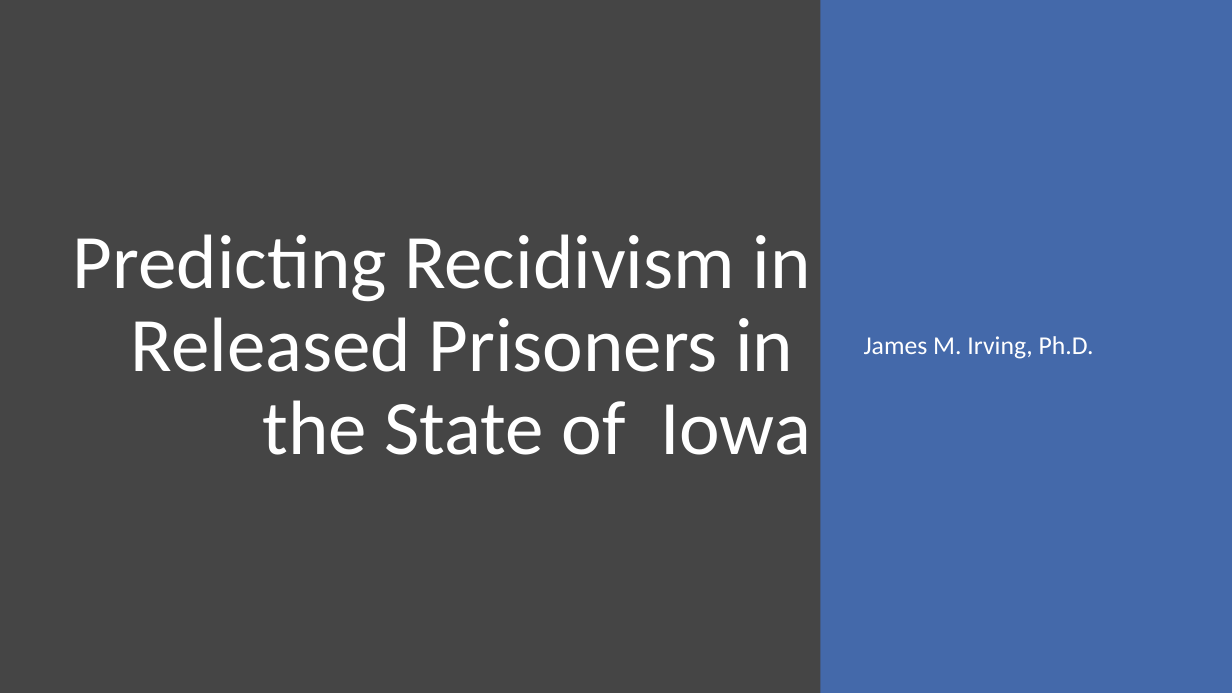
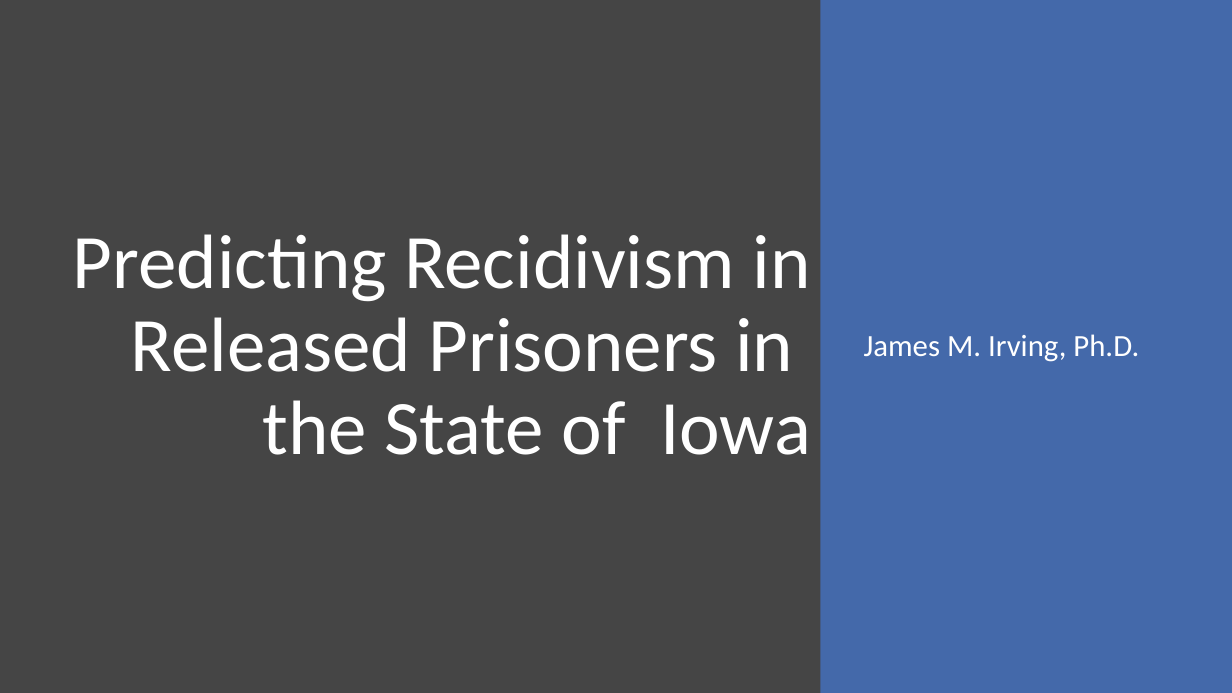
Before and after one commit to jirvingphd/iowa-prisoner-recidivism-mod-3-project, a slide deck: slide 1 of Predicting Recidivism in Released Prisoner in Iowa.pptx. Drawn at 1232x693 pixels with LibreOffice and Linux fonts; fonts in the diff are those of the drawing. Boxes give left, top, right and bottom in pixels: in the first picture for what was removed or moved away, otherwise in the second. Text is boxed around its words. In the diff, an @@ line names an element or a change of style, - is before the commit and + after.

```diff
--- a/Predicting Recidivism in Released Prisoner in Iowa.pptx
+++ b/Predicting Recidivism in Released Prisoner in Iowa.pptx
@@ subtitle "James M. Irving, Ph.D." at [864, 334, 1139, 362]: size 20 to 24 pt @@
```
Also in this commit, not shown: 5 slides added, 1 slide removed, 13 other files.
